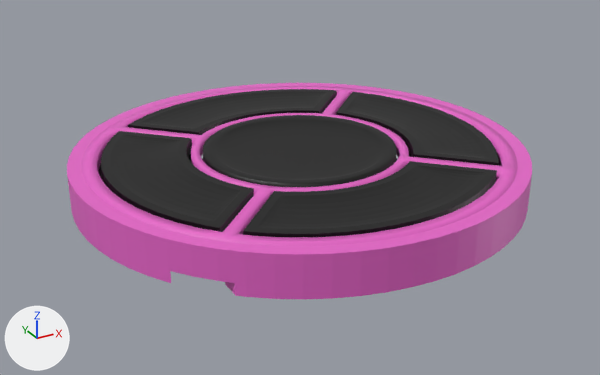
The Blender file dpad.blend: old version first, new version second.
Rendered twice from a 50 mm camera at (-1.92, -3.49, 1.51) aimed at (-0.02, -0.04, -0.21). The lights are fixed; the arrows at lower left show +X, +Y and +Z.

Objects in the first picture: 'Arrows', 'Enter', 'SMD Button Housing'.
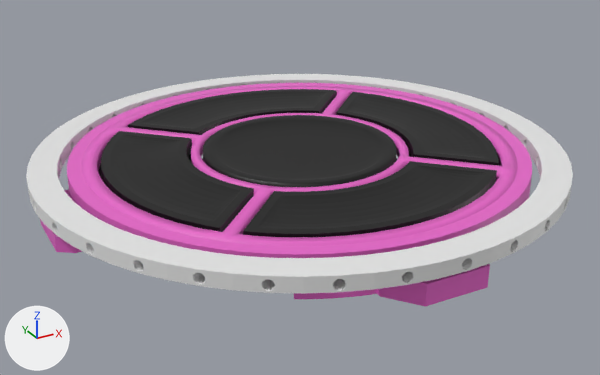
ob_button_placement_empty is not drawn itself; it is the parent of ob_empty_004, ob_button_001, ob_button_002, ob_plane_001, ob_button_board, ob_button_board_001.

Pixel boxes (x1, y1, x2, y2) of what changed, in the pictures (600 x 375 px):
'SMD Button Housing', modifiers changed, reshaped: before (67, 83, 532, 299); after (40, 83, 532, 307)
'Circle', added: after (26, 74, 573, 294)

Diff of the bpy script that builds the scene:
```diff
--- a/dpad.blend.py
+++ b/dpad.blend.py
@@ me_plane_007 @@
+me_plane_007.from_pydata([(-0.265, -0.264, 0.0), (0.265, -0.255, 0.0), (-0.265, -0.206, 0.0), (0.265, -0.197, 0.0), (-0.153, -0.227, 0.0), (0.153, -0.232, 0.0), (0.153, -0.051, 0.0), (-0.153, -0.047, 0.0)], [], [(5, 1, 3, 6), (0, 4, 7, 2), (4, 5, 6, 7)])
@@ ob_smd_button_housing @@
 ob_smd_button_housing.location = (0.0, 0.0, -0.195)
+_m = ob_smd_button_housing.modifiers.new('Boolean.002', 'BOOLEAN')
+_m.object = ob_plane_005
+_m.operation = 'UNION'
 _m = ob_smd_button_housing.modifiers.new('Boolean', 'BOOLEAN')
@@ ob_button_placement_empty @@
 ob_button_placement_empty.location = (0.0, 0.0, -0.112)
+ob_button_placement_empty.rotation_euler = (0.0, 0.0, 1.571)  # degrees (0, 0, 90)
 ob_button_placement_empty.scale = (0.667, 0.667, 0.667)
@@ ob_plane_005 @@
+ob_plane_005 = bpy.data.objects.new('Plane.005', me_plane_007)  # modifiers SOLIDIFY, BOOLEAN, ARRAY
+ob_plane_005.parent = ob_holes_empty
+ob_plane_005.location = (0.0, 0.0, -0.195)
@@ ob_empty_005 @@
+ob_empty_005 = bpy.data.objects.new('Empty.005', None)
+ob_empty_005.parent = ob_holes_empty
+ob_empty_005.location = (0.95, 0.95, -0.195)
+ob_empty_005.rotation_euler = (0.0, 0.0, -0.785)  # degrees (0, 0, -45)
@@ ob_holes_empty @@
+ob_holes_empty = bpy.data.objects.new('Holes Empty', None)
+ob_holes_empty.parent = ob_smd_button_housing
+ob_holes_empty.location = (-1.344, 0.0, -0.106)
+ob_holes_empty.rotation_euler = (0.0, 0.0, 1.571)  # degrees (0, 0, 90)
@@ ob_cylinder_002 @@
+ob_cylinder_002 = bpy.data.objects.new('Cylinder.002', me_cylinder_006)  # a 32-sided cylinder along z spanning x -0.05..0.05, y -0.05..0.05, z -0.274..0.274
+ob_cylinder_002.parent = ob_holes_empty
+ob_cylinder_002.location = (0.0, -0.139, -0.233)
@@ ob_circle @@
+ob_circle = bpy.data.objects.new('Circle', me_circle_011)  # 192 vertices, 128 faces; spans x -1.2..1.2, y -1.2..1.2, z -0.07..0.0; modifiers SOLIDIFY, BOOLEAN
+ob_circle.location = (0.0, 0.0, 0.0)
@@ ob_circle_001 @@
+ob_circle_001 = bpy.data.objects.new('Circle.001', me_circle_012)  # 32 vertices, 1 face; spans x -0.0245..0.0245, y 0.9259, z 0.0303..0.0793; modifiers SOLIDIFY, ARRAY
+ob_circle_001.parent = ob_empty_006
+ob_circle_001.location = (0.0, 0.0, 0.0)
+ob_circle_001.rotation_euler = (0.0, 0.0, 0.196)  # degrees (0, 0, 11)
@@ ob_empty_006 @@
+ob_empty_006 = bpy.data.objects.new('Empty.006', None)
+ob_empty_006.location = (0.0, 0.0, -0.0935)
```
